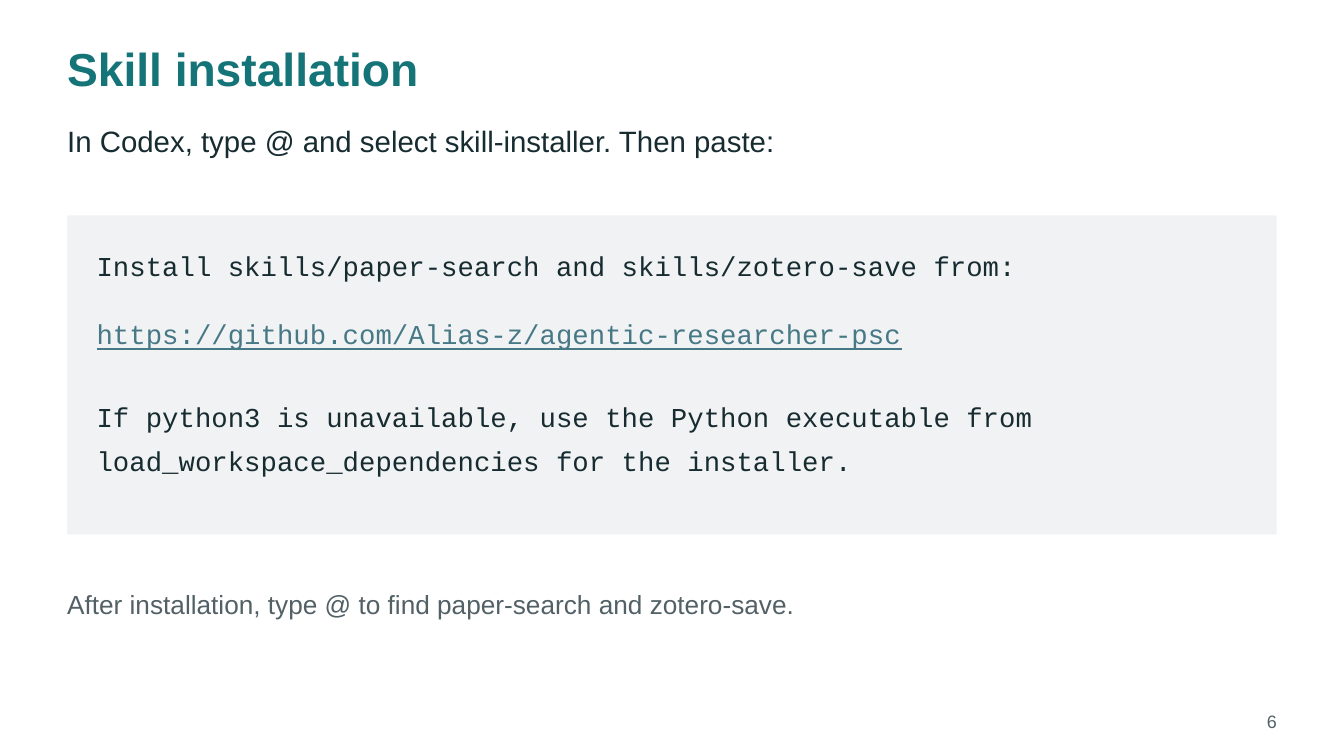
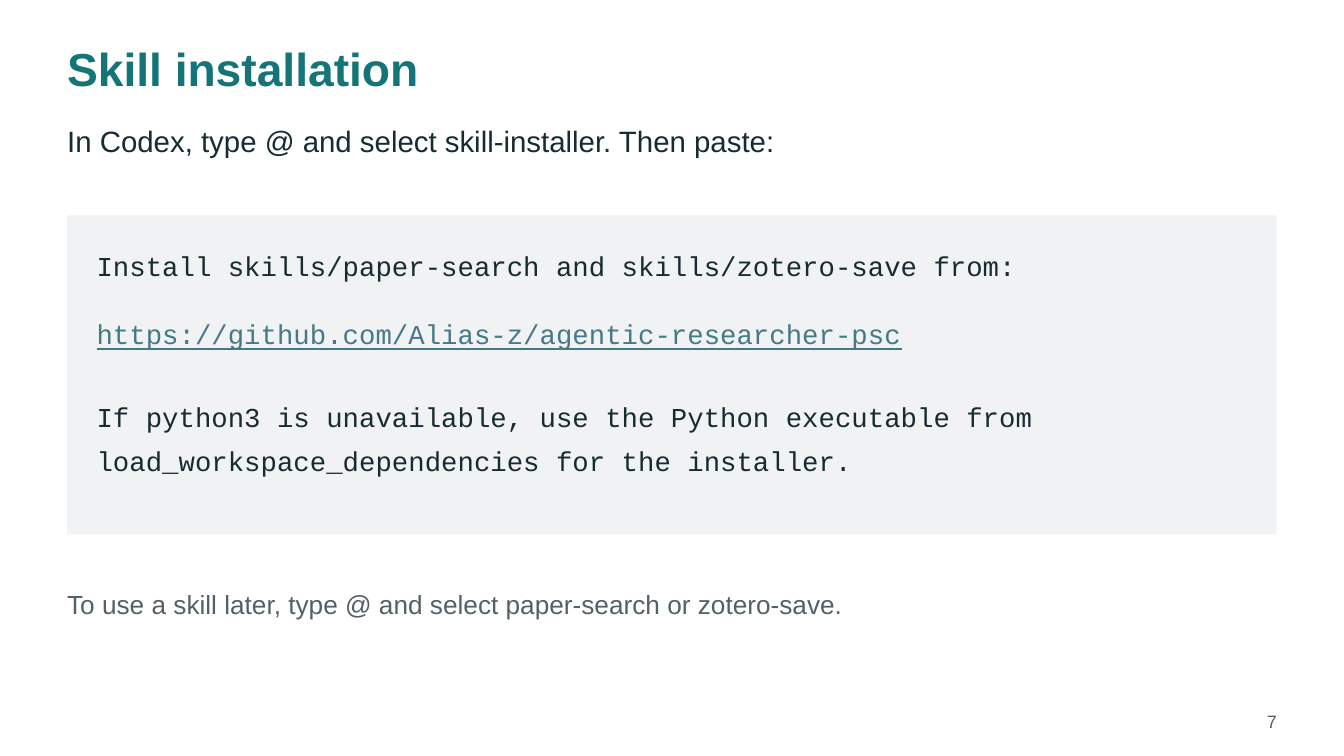
Before and after one commit to Alias-z/agentic-researcher-psc, a slide deck: slide 7 of instructor/slides/setup-guide.pptx (slide 6 before the commit). Drawn at 1344x756 pixels with LibreOffice and Linux fonts; fonts in the diff are those of the drawing. Boxes give left, top, right and bottom in pixels: in the first picture for what was removed or moved away, otherwise in the second. Text is boxed around its words. In the diff, an @@ line names an element or a change of style, - is before the commit and + after.

Commit message:
Add Zotero connection checks and update setup guide

```diff
--- a/instructor/slides/setup-guide.pptx
+++ b/instructor/slides/setup-guide.pptx
@@ text at (67,595,842,620): text changed @@
-After installation, type @ to find paper-search and zotero-save.
+To use a skill later, type @ and select paper-search or zotero-save.
@@ text at (1267,715,1277,728): text changed @@
-6
+7
```
Also in this commit, not shown: 2 slides added, 13 other files.
